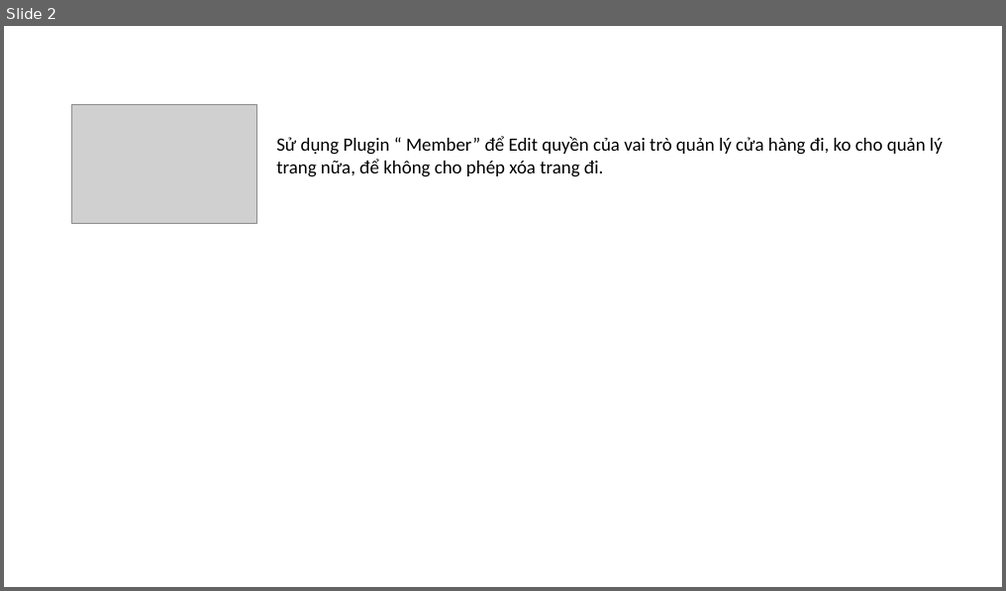
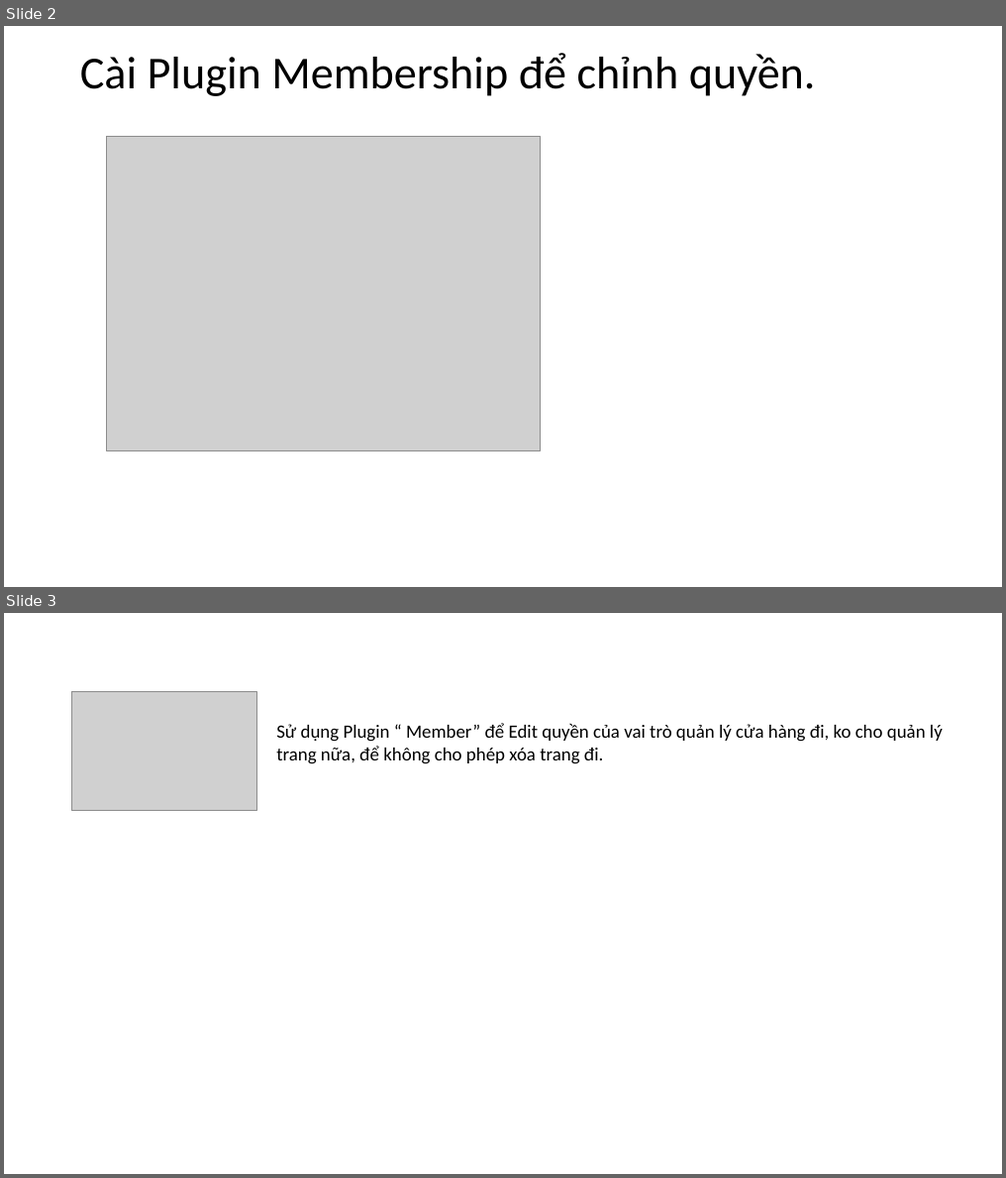
Before and after one commit to DangVanDoan05/TAILIEUWORDPRESS14-12-2024, a slide deck: Phân quyền Quản Lý Cửa Hàng.pptx. Shown one above the other, each under a label of ours: slide 2 before the commit, slides 2 and 3 after it. The pictures are 1006x591 and 1006x1178 pixels, drawn with LibreOffice and Linux fonts; fonts in the diff are those of the drawing; grey boxes stand for pictures. Boxes give left, top, right and bottom in pixels: in the first picture for what was removed or moved away, otherwise in the second. Text is boxed around its words. In the diff, an @@ line names an element or a change of style, - is before the commit and + after.

```diff
--- a/Phân quyền Quản Lý Cửa Hàng.pptx
+++ b/Phân quyền Quản Lý Cửa Hàng.pptx
@@ slide 2 added at <box>4,26,1002,587</box>, background #FFFFFF @@
@@ title added at <box>80,53,816,96</box>, 44 pt, text #000000 @@
+Cài Plugin Membership để chỉnh quyền.
@@ picture added at <box>106,137,540,452</box> @@
@@ what was slide 2 is now slide 3 @@
```
Also in this commit, not shown: 1 slide changed, 1 other slide added, 37 other files.
